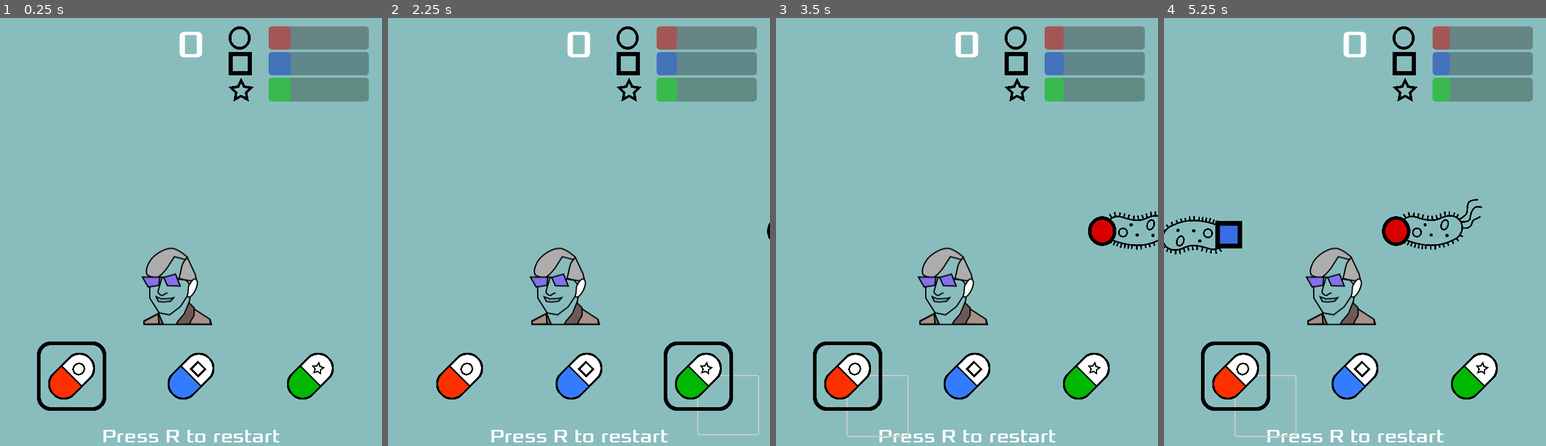
Above: before the commit, frames 1-4 (left to right).
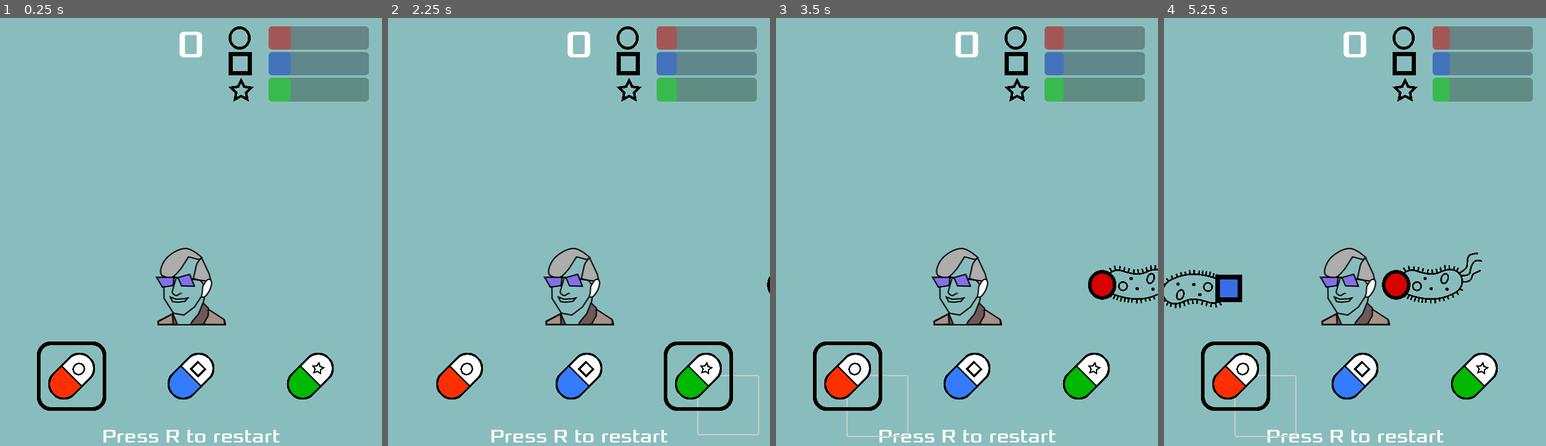
Above: after the commit, the same moments.

Repository: oxfordmmm/bash_the_bug_defender
Game: Godot game, scene res://scenes/single_player.tscn
The game is run twice, just before and just after one commit, with the same random seed, the same clock (stepped at 60 frames per second) and the same inputs.
Inputs (mouse positions are in pixels of both pictures, inside the frame that each line leads up to):
- Up to frame 1 (0.25 s): no input
- Up to frame 2 (2.25 s): click (491, 407) at 0.5 s; click (609, 403) at 1.25 s; click (727, 403) at 2 s
- Up to frame 3 (3.5 s): click (879, 407) at 2.75 s
- Up to frame 4 (5.25 s): click (1385, 403) at 3.5 s; click (1503, 403) at 4.25 s; click (1267, 407) at 5 s

The runs differ from the first frame. In frame 1, 2.2% of the frame differs, in the area x 37-60%, y 53-72%; in frame 2, 2.2%; in frame 3, 3.5%; in frame 4, 5.2%, in the area x 0-84%, y 42-72%.

Commit message:
feat: better generic doc positioning

Diff:
--- a/art/generic_doctor.svg
+++ b/art/generic_doctor.svg
@@ -2,13 +2,13 @@
 <!-- Created with Inkscape (http://www.inkscape.org/) -->
 
 <svg
-   width="210mm"
-   height="297mm"
-   viewBox="0 0 210 297"
+   width="31.497013mm"
+   height="34.307278mm"
+   viewBox="0 0 31.497013 34.307278"
    version="1.1"
    id="svg1"
-   inkscape:version="1.3 (0e150ed6c4, 2023-07-21)"
-   sodipodi:docname="generic_doctor.svg"
+   inkscape:version="1.4 (e7c3feb, 2024-10-09)"
+   sodipodi:docname="generic_doctor_crop.svg"
    xmlns:inkscape="http://www.inkscape.org/namespaces/inkscape"
    xmlns:sodipodi="http://sodipodi.sourceforge.net/DTD/sodipodi-0.dtd"
    xmlns:xlink="http://www.w3.org/1999/xlink"
@@ -25,12 +25,12 @@
      inkscape:deskcolor="#d1d1d1"
      inkscape:document-units="mm"
      inkscape:zoom="1.3434063"
-     inkscape:cx="394.14733"
-     inkscape:cy="701.20262"
-     inkscape:window-width="2400"
-     inkscape:window-height="1262"
-     inkscape:window-x="4312"
-     inkscape:window-y="602"
+     inkscape:cx="80.392656"
+     inkscape:cy="133.98776"
+     inkscape:window-width="1920"
+     inkscape:window-height="940"
+     inkscape:window-x="0"
+     inkscape:window-y="0"
      inkscape:window-maximized="1"
      inkscape:current-layer="layer1" />
   <defs
@@ -54,38 +54,39 @@
   <g
      inkscape:label="Layer 1"
      inkscape:groupmode="layer"
-     id="layer1">
+     id="layer1"
+     transform="translate(-82.955388,-155.06223)">
     <path
-       style="fill:#adadad;fill-opacity:1;stroke:#000000;stroke-width:0.565;stroke-opacity:1;stroke-dasharray:none"
+       style="fill:#adadad;fill-opacity:1;stroke:#000000;stroke-width:0.565;stroke-dasharray:none;stroke-opacity:1"
        d="m 88.293627,159.17921 c -1.888815,1.80324 -2.888064,4.37626 -3.063817,5.8491 -0.175753,1.47284 0.557059,2.228 …(265 unchanged characters)…
        id="path1"
        sodipodi:nodetypes="zzczcccczz" />
     <path
-       style="fill:#adadad;fill-opacity:1;stroke:#000000;stroke-width:0.565;stroke-opacity:1;stroke-dasharray:none"
+       style="fill:#adadad;fill-opacity:1;stroke:#000000;stroke-width:0.565;stroke-dasharray:none;stroke-opacity:1"
        d="m 106.81579,166.69948 0.69633,3.06382 -2.64603,2.22823 -1.9497,-2.50676 -3.203082,-0.83559 c 0,0 0.939042,-3.58551 1.253382,-5.43131 0.31434,-1.8458 2.4396,-3.77245 2.4396,-3.77245 z"
        id="path2"
        sodipodi:nodetypes="ccccczcc" />
     <path
-       style="fill:#ffffff;stroke:#000000;stroke-width:0.565;stroke-opacity:1;stroke-dasharray:none"
+       style="fill:#ffffff;stroke:#000000;stroke-width:0.565;stroke-dasharray:none;stroke-opacity:1"
        d="m 99.016985,168.92771 7.659545,0.97485"
        id="path4" />
     <path
-       style="fill:#ffffff;stroke:#000000;stroke-width:0.565;stroke-opacity:1;stroke-dasharray:none"
+       style="fill:#ffffff;stroke:#000000;stroke-width:0.565;stroke-dasharray:none;stroke-opacity:1"
        d="m 103.66339,175.35077 c 0,0 -0.75168,1.3533 0.22785,1.55436 1.4148,0.2904 3.06382,-3.06382 3.06382,-3.06382 0,0 1.182,-2.45766 0.83558,-3.66022 -0.16356,-0.56776 -0.32452,-1.29924 -1.321,-1.2197 -0.99648,0.0795 -2.59473,3.30253 -2.59473,3.30253 z"
        id="path5"
        sodipodi:nodetypes="cscszcc" />
     <path
-       style="fill:none;fill-opacity:1;stroke:#000000;stroke-width:0.565;stroke-opacity:1;stroke-dasharray:none"
+       style="fill:none;fill-opacity:1;stroke:#000000;stroke-width:0.565;stroke-dasharray:none;stroke-opacity:1"
        d="m 86.697037,172.25441 0.06468,5.16843 4.177933,6.54543 4.595725,0.83558 4.734995,-3.62087 3.07371,-4.66886"
        id="path6"
        sodipodi:nodetypes="cccccc" />
     <path
-       style="fill:none;stroke:#000000;stroke-width:0.565;stroke-opacity:1;stroke-dasharray:none"
+       style="fill:none;stroke:#000000;stroke-width:0.565;stroke-dasharray:none;stroke-opacity:1"
        d="m 92.053766,168.64918 c 0,0 -1.240554,4.11534 -1.688579,5.86652 -0.160832,0.62864 1.201156,1.53191 1.201156,1.53191 l 0.957442,0.17408 0.992259,-0.76596 1.079299,-0.34816"
        id="path7"
        sodipodi:nodetypes="cscccc" />
     <path
-       style="fill:none;stroke:#000000;stroke-width:0.565;stroke-opacity:1;stroke-dasharray:none"
+       style="fill:none;stroke:#000000;stroke-width:0.565;stroke-dasharray:none;stroke-opacity:1"
        d="m 89.547008,176.81356 2.541575,0.97485 3.707915,-0.2263 1.514499,-0.33075 -1.288195,1.51449 -3.185674,0.38298 -2.280454,-0.26112 z"
        id="path8" />
     <path
@@ -94,26 +95,26 @@
        id="path9"
        sodipodi:nodetypes="cccc" />
     <path
-       style="fill:#6e5958;fill-opacity:1;stroke:#000000;stroke-width:0.565;stroke-opacity:1;stroke-dasharray:none"
+       style="fill:#6e5958;fill-opacity:1;stroke:#000000;stroke-width:0.565;stroke-dasharray:none;stroke-opacity:1"
        d="m 102.06913,184.24635 -3.052719,3.64357 -0.492373,1.1817 5.859252,-0.19695 1.87102,-3.24967 0.49237,-2.90501 -0.44313,-1.13246 -2.26492,-2.16644 z"
        id="path10"
        sodipodi:nodetypes="ccccccccc" />
     <path
-       style="fill:none;stroke:#000000;stroke-width:0.565;stroke-opacity:1;stroke-dasharray:none"
+       style="fill:none;stroke:#000000;stroke-width:0.565;stroke-dasharray:none;stroke-opacity:1"
        d="m 104.62948,176.90998 -0.49238,2.60958"
        id="path11" />
     <path
-       style="fill:none;stroke:#000000;stroke-width:0.565;stroke-opacity:1;stroke-dasharray:none"
+       style="fill:none;stroke:#000000;stroke-width:0.565;stroke-dasharray:none;stroke-opacity:1"
        d="m 106.5005,182.42457 7.09018,4.72679"
        id="path12" />
     <path
-       style="fill:#8471e9;fill-opacity:1;stroke:#000000;stroke-width:0.565;stroke-opacity:1;stroke-dasharray:none"
+       style="fill:#8471e9;fill-opacity:1;stroke:#000000;stroke-width:0.565;stroke-dasharray:none;stroke-opacity:1"
        d="m 86.02738,172.4616 4.734989,-0.69632 0.417793,-3.62087 1.810437,0.27852 1.531909,3.48161 5.709842,0.13927 -2.08897,-5.29205 -4.874251,1.39265 -9.818141,-0.0696 z"
        id="path3-0"
        sodipodi:nodetypes="cccccccccc" />
     <path
-       style="fill:#000000;fill-opacity:0;stroke:#000000;stroke-width:0.565;stroke-opacity:1;stroke-dasharray:none"
-       d="m 90.744528,184.09864 -6.584114,3.3914 0.01864,1.57108 29.904001,0.0239 -0.59085,-2.17984"
+       style="fill:#000000;fill-opacity:0;stroke:#000000;stroke-width:0.565;stroke-dasharray:none;stroke-opacity:1"
+       d="m 90.744528,184.09864 -6.584114,3.3914 0.01864,1.57108 29.904006,0.0239 -0.59085,-2.17984"
        id="path14"
        sodipodi:nodetypes="ccccc" />
     <path
--- a/scenes/single_player.tscn
+++ b/scenes/single_player.tscn
@@ -74,7 +74,7 @@
 color = Color(0.536796, 0.740239, 0.741104, 1)
 
 [node name="PlayerPos" type="Marker2D" parent="."]
-position = Vector2(320, 360)
+position = Vector2(320, 450)
 
 [node name="Player" parent="PlayerPos" instance=ExtResource("1_fs8nr")]
 unique_name_in_owner = true
Not shown: 2 places in scenes/player.tscn that only renumber resources
